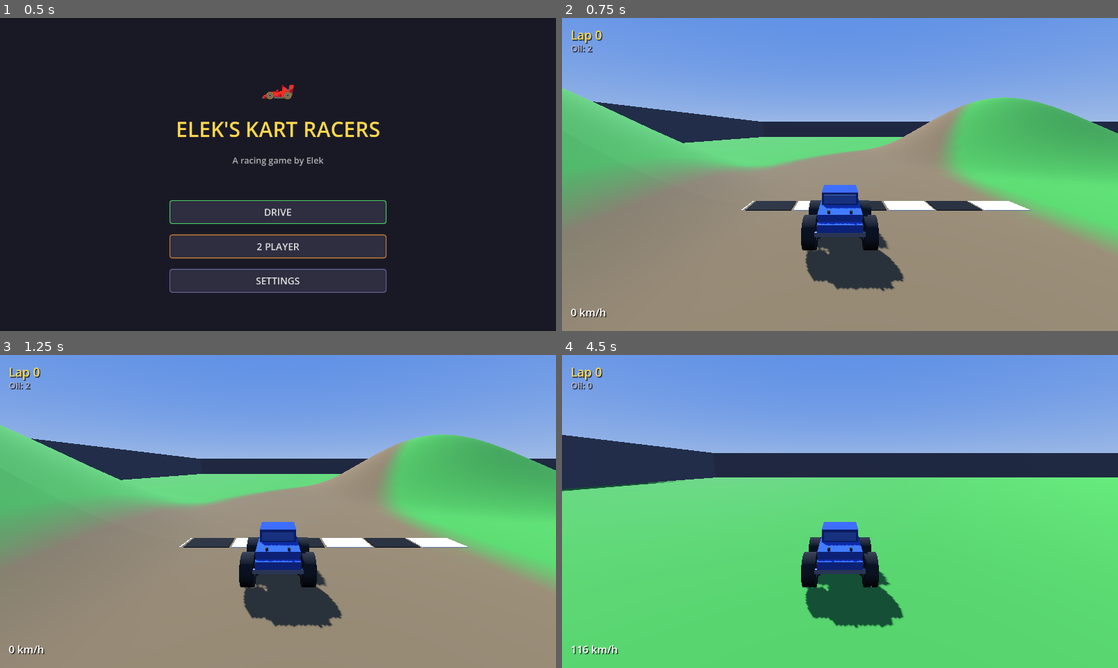
Above: before the commit, frames 1-4 (two rows, left to right).
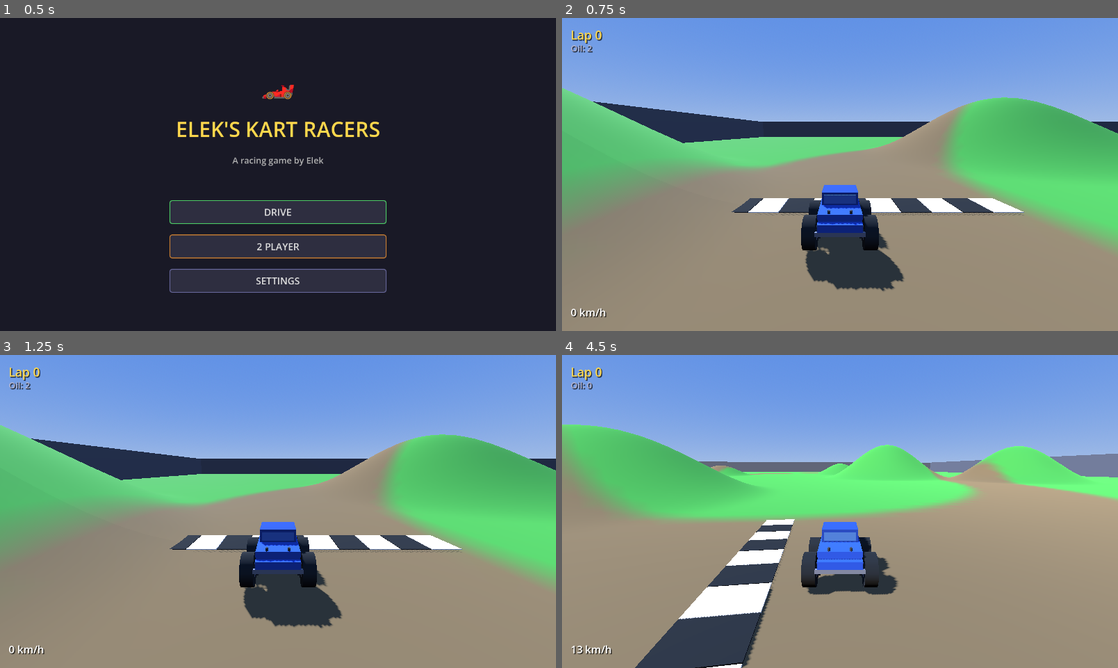
Above: after the commit, the same moments.

Repository: withdoron/Elek-games
Game: Godot game, scene res://node_3d.tscn
Same seed, same stepped clock (60 frames per second), same inputs: the game is played once before the commit and once after it.
Inputs (mouse positions are in pixels of both pictures, inside the frame that each line leads up to):
- Up to frame 1 (0.5 s): no input
- Up to frame 2 (0.75 s): click "DRIVE" at 0.5 s
- Up to frame 3 (1.25 s): no input
- Up to frame 4 (4.5 s): tap Enter at 1.25 s; move the mouse to (867, 511) at 1.27 s; hold E 1.28-2.03 s; hold W (accelerate) from 1.28 s (still down); click (867, 511) at 1.42 s; tap Space at 1.52, 2.27, 3.77 s; move the mouse to (812, 511) at 2.02 s; tap E at 2.1, 3.6 s; move the mouse to (851, 505) at 2.77 s; hold E 2.78-3.53 s; move the mouse to (834, 517) at 3.52 s; click (834, 517) at 3.67 s; move the mouse to (878, 514) at 4.27 s; hold E from 4.28 s (still down)

Frame 1 is identical in both runs. In frame 2, 1.5% of the frame differs, in the area x 30-85%, y 57-64%; in frame 3, 1.5%; in frame 4, 65%, in the area x 0-100%, y 22-100%.

Commit message:
oil affects all, truck pushing, brake recovery, full finish line
Oil spills:
- Now affects ALL players including placer (MK64 banana style)
- Placed at exact terrain height (part of the terrain)
- Consumed on hit (disappears after spinning someone out)

Truck collision:
- Trucks can't drive through each other
- Push apart when overlapping (3.5 unit radius)
- Speed transfers on impact (15%) — ramming matters

Spinout recovery:
- Hold brake during spinout to recover 3x faster (MK64 mechanic)
- Works with keyboard brake, X button, or LT trigger

Finish line:
- Now spans full road width (12 checkers, 26 units wide)
- Properly centered on the oval road at the start position

Co-Authored-By: Claude Opus 4.6 (1M context) <noreply@anthropic.com>

Diff:
--- a/kart-racers/scripts/main_setup.gd
+++ b/kart-racers/scripts/main_setup.gd
@@ -50,8 +50,9 @@
 		if karts[i] and i < oil_labels.size() and oil_labels[i]:
 			oil_labels[i].text = "Oil: %d" % karts[i].oil_count
 
-	# Check oil spill collisions
+	# Check collisions
 	_check_oil_collisions()
+	_check_truck_collisions()
 
 
 func _build_world() -> void:
@@ -246,9 +247,11 @@
 
 # === OIL SPILLS ===
 
-func _on_drop_oil(pid: int, pos: Vector3) -> void:
+func _on_drop_oil(_pid: int, pos: Vector3) -> void:
+	# Place oil ON the terrain surface
+	var terrain_y = get_ground_height(pos.x, pos.z)
 	var oil = MeshInstance3D.new()
-	oil.name = "OilSpill_P%d" % pid
+	oil.name = "OilSpill"
 	var cyl = CylinderMesh.new()
 	cyl.top_radius = 3.0
 	cyl.bottom_radius = 3.0
@@ -259,26 +262,58 @@
 	mat.transparency = BaseMaterial3D.TRANSPARENCY_ALPHA
 	mat.metallic = 0.8
 	oil.material_override = mat
-	oil.position = Vector3(pos.x, pos.y + 0.1, pos.z)
-	oil.set_meta("owner_id", pid)
+	oil.position = Vector3(pos.x, terrain_y + 0.15, pos.z)
 	world_node.add_child(oil)
 	oil_spills.append(oil)
 
 
 func _check_oil_collisions() -> void:
+	# Oil affects ALL players (including the one who placed it)
+	var to_remove: Array = []
 	for oil in oil_spills:
 		if not oil or not is_instance_valid(oil):
 			continue
 		var oil_pos = oil.global_position
-		var owner_id = oil.get_meta("owner_id")
 		for kart in karts:
-			if not kart or kart.player_id == owner_id:
-				continue  # can't hit your own oil
-			if kart.is_spinning_out:
-				continue  # already spinning
+			if not kart or kart.is_spinning_out:
+				continue
 			var dist = Vector2(kart.global_position.x - oil_pos.x, kart.global_position.z - oil_pos.z).length()
 			if dist < 3.5:
 				kart.start_spinout()
+				# Oil is consumed on hit
+				to_remove.append(oil)
+				break
+	for oil in to_remove:
+		oil_spills.erase(oil)
+		oil.queue_free()
+
+
+func _check_truck_collisions() -> void:
+	# Trucks push each other — can't drive through
+	if karts.size() < 2:
+		return
+	for i in range(karts.size()):
+		for j in range(i + 1, karts.size()):
+			var a = karts[i]
+			var b = karts[j]
+			if not a or not b:
+				continue
+			var diff = Vector3(a.global_position.x - b.global_position.x, 0, a.global_position.z - b.global_position.z)
+			var dist = diff.length()
+			var push_radius = 3.5  # truck diameter
+			if dist < push_radius and dist > 0.01:
+				var push_dir = diff.normalized()
+				var overlap = push_radius - dist
+				var push_force = overlap * 0.5
+				# Push both trucks apart
+				a.global_position.x += push_dir.x * push_force
+				a.global_position.z += push_dir.z * push_force
+				b.global_position.x -= push_dir.x * push_force
+				b.global_position.z -= push_dir.z * push_force
+				# Transfer some speed on impact
+				var speed_transfer = (a.speed - b.speed) * 0.15
+				a.speed -= speed_transfer
+				b.speed += speed_transfer
 
 
 func _create_kart(id: int, color: Color) -> Node3D:
@@ -389,21 +424,26 @@
 
 
 func _build_start_finish_line() -> void:
-	var line_y = get_ground_height(OVAL_RX, 0) + 0.15
-	var line_width = ROAD_WIDTH + 4.0
-	var checks = 8
+	# Finish line spans the full road width, perpendicular to the road
+	# At x=OVAL_RX, z=0, the road runs in the Z direction (tangent to oval)
+	# So the line goes across X (perpendicular to road direction)
+	var center_x = OVAL_RX
+	var line_y = get_ground_height(center_x, 0) + 0.2
+	var line_width = ROAD_WIDTH + 2.0  # slightly wider than road
+	var checks = 12
 	var check_w = line_width / checks
 
 	for i in range(checks):
 		var checker = MeshInstance3D.new()
 		var box = BoxMesh.new()
-		box.size = Vector3(check_w * 0.95, 0.05, 2.0)
+		box.size = Vector3(check_w * 0.98, 0.05, 3.0)
 		checker.mesh = box
 		var mat = StandardMaterial3D.new()
-		mat.albedo_color = Color.WHITE if i % 2 == 0 else Color.BLACK
+		mat.albedo_color = Color.WHITE if i % 2 == 0 else Color(0.1, 0.1, 0.1)
 		checker.material_override = mat
-		checker.position = Vector3(
-			OVAL_RX - line_width / 2.0 + check_w * (i + 0.5), line_y, 0)
+		# Center the line on the road
+		var x_pos = center_x - line_width / 2.0 + check_w * (i + 0.5)
+		checker.position = Vector3(x_pos, line_y, 0)
 		world_node.add_child(checker)
 
 
--- a/kart-racers/scripts/player_kart.gd
+++ b/kart-racers/scripts/player_kart.gd
@@ -72,18 +72,31 @@
 	var s = Settings
 	var device = player_id
 
-	# --- SPINOUT OVERRIDE ---
+	# --- SPINOUT OVERRIDE (MK64 banana style) ---
 	if is_spinning_out:
 		spinout_timer -= delta
+		# Brake to recover faster (MK64 mechanic)
+		var brake_recover = false
+		if player_id == 0 and Input.is_action_pressed("brake"):
+			brake_recover = true
+		if Input.is_joy_button_pressed(device, JOY_BUTTON_X):
+			brake_recover = true
+		if Input.get_joy_axis(device, JOY_AXIS_TRIGGER_LEFT) > 0.3:
+			brake_recover = true
+		if brake_recover:
+			spinout_timer -= delta * 2.0  # recover 3x faster when braking
+
 		if spinout_timer <= 0:
 			is_spinning_out = false
 		else:
 			# Spin the truck and slow down
 			rotate_y(12.0 * delta)
 			speed = move_toward(speed, 0.0, 20.0 * delta)
-			# Still move forward (sliding)
 			var fwd = -transform.basis.z.normalized()
 			global_position += fwd * speed * delta
+			# Wall clamping during spinout
+			global_position.x = clamp(global_position.x, -198.0, 198.0)
+			global_position.z = clamp(global_position.z, -198.0, 198.0)
 			# Ground snap
 			global_position.y = _get_ground_height(global_position.x, global_position.z) + RIDE_HEIGHT
 			_update_visuals(delta, 0.0, false)
